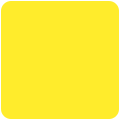
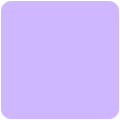
Revision of a layered w=120, h=120 image; what changed, layer by layer:
added layer "Rounded Rectangle 1" (1st of 2) (47%) above "Rounded Rectangle 1" over [1, 1, 119, 119]
hid "Rounded Rectangle 1" (2nd of 2), opacity 100% → 47% over [1, 1, 119, 119]
